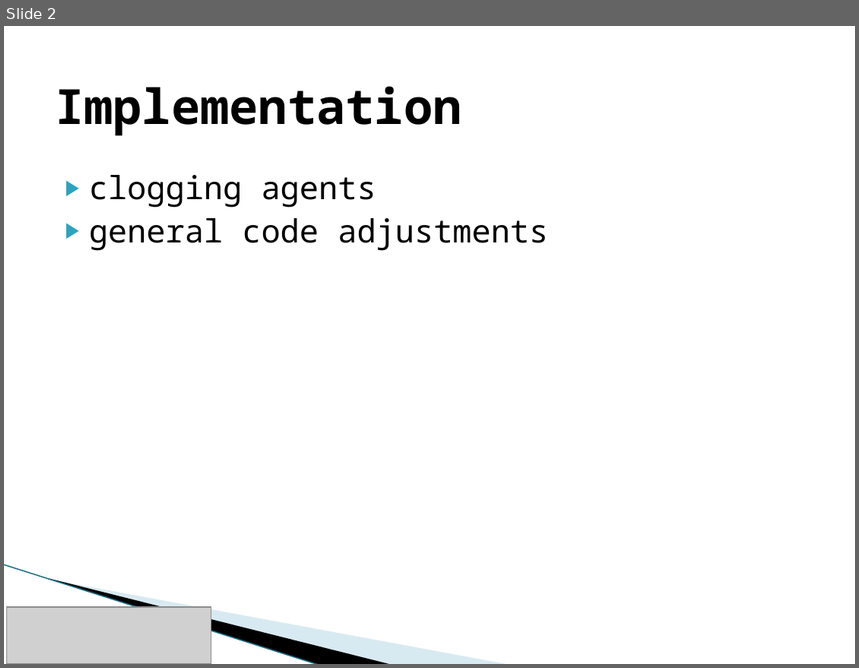
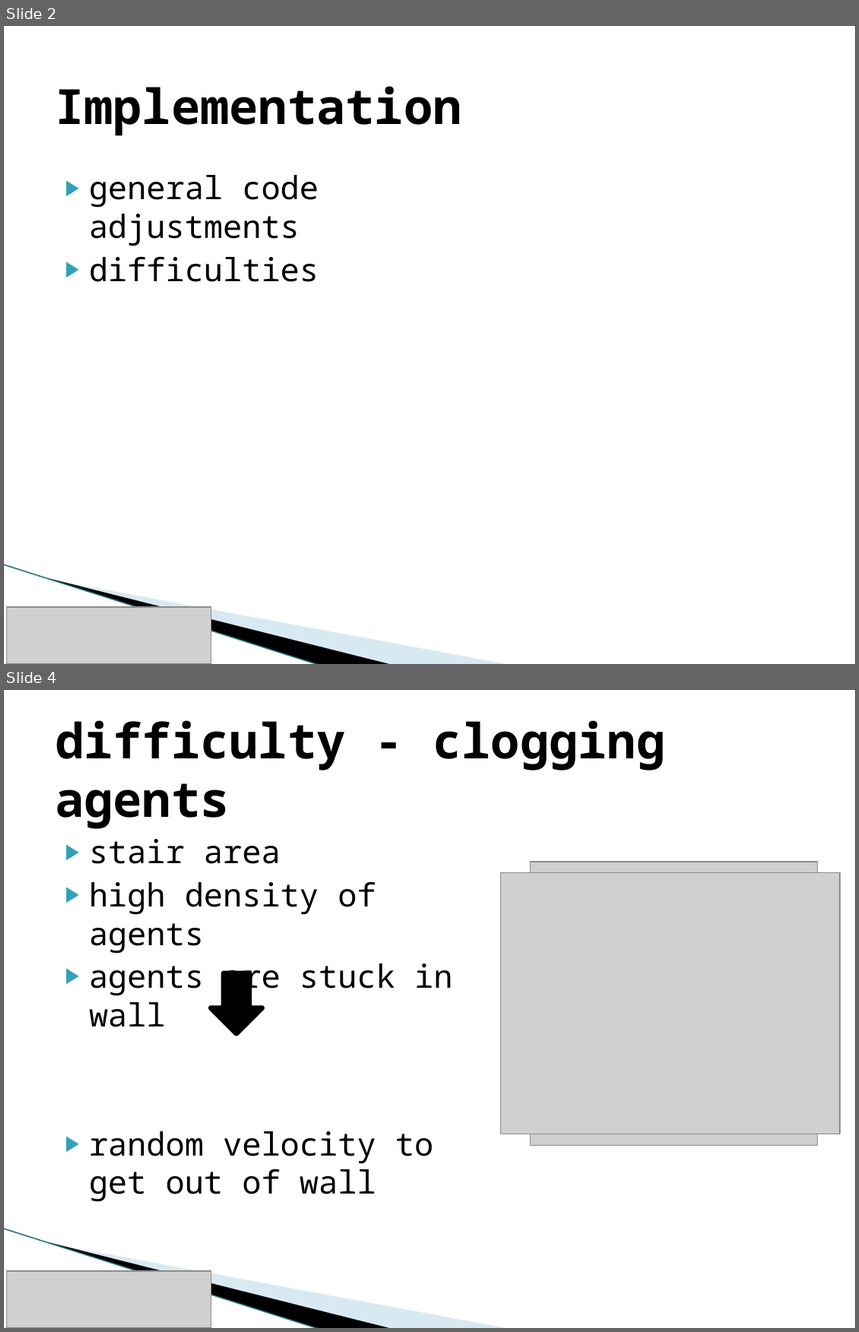
Before and after one commit to maeugste/ship-evacuation, a slide deck: presentation/presentation_ship_deck_manuela.pptx. Shown one above the other, each under a label of ours: slide 2 before the commit, slides 2 and 4 after it; the slides between them are not shown. The pictures are 859x668 and 859x1332 pixels, drawn with LibreOffice and Linux fonts; fonts in the diff are those of the drawing; grey boxes stand for pictures; background and template pictures are left out. Boxes give left, top, right and bottom in pixels: in the first picture for what was removed or moved away, otherwise in the second. Text is boxed around its words. In the diff, an @@ line names an element or a change of style, - is before the commit and + after.

```diff
--- a/presentation/presentation_ship_deck_manuela.pptx
+++ b/presentation/presentation_ship_deck_manuela.pptx
@@ slide 4 added at (4, 690, 855, 1328), background #FFFFFF; not listed: 3 template elements that a slide beside it also shows @@
@@ title added at (55, 720, 665, 829), 41 pt, text #000000, bold @@
+difficulty - clogging agents
@@ text added at (89, 839, 452, 1202), 27 pt, text #000000 @@
+▶ stair area
+▶ high density of agents
+▶ agents are stuck in wall
+▶ random velocity to get out of wall
@@ picture added at (530, 862, 818, 1145) @@
@@ picture added at (500, 873, 840, 1135) @@
@@ down arrow added at (211, 973, 262, 1034), fill #000000, outline #000000 4.33 pt @@
@@ picture added at (6, 1271, 211, 1328) @@
@@ slide 2 changed as well @@
@@ text at (89, 175, 376, 208): paragraph removed @@
-▶ clogging agents
@@ text at (89, 257, 319, 282): paragraph added @@
+▶ difficulties
```
Also in this commit, not shown: 1 other slide changed, 1 other slide added.
